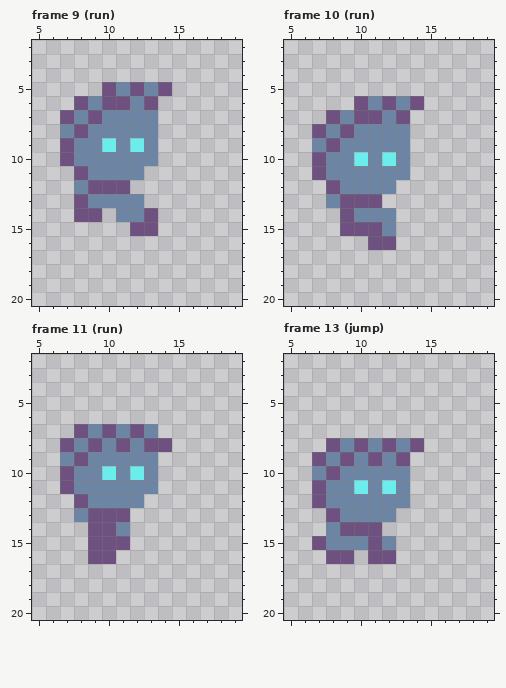
Two versions of one pixel-art file, assets/player/movement/lenny.aseprite. Above, as it was before the edit.
22x22 pixels, 69 frames. Shown: frame 9 (run): x 5..19, y 2..20; frame 10 (run): x 5..19, y 2..20; frame 11 (run): x 5..19, y 2..20; frame 13 (jump): x 5..19, y 2..20. The commit also changed other frames, which this record leaves out.
After the commit:
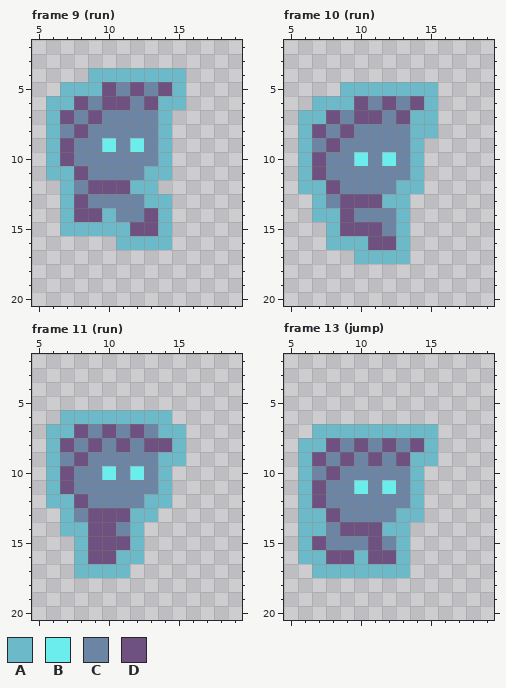
Palette (. is transparent): A #6cb9c9  B #6ceded  C #6d85a5  D #6e5181
Change:
layer "outline" now shown
Changed rows in their new state; - is an unchanged pixel.
Frame 9 (run), layer "outline":
first column x 6:
 4 ---AAAAAAA
 5 -AAA-----A
 6 AA------AA
 7 A-------A-
 8 A-------A-
 9 A-------A-
10 A-------A-
11 AA-----AA-
12 -A----AA--
13 -A-----AA-
14 -A--A---A-
15 -AAAAA--A-
16 -----AAAA-
Frame 10 (run), layer "outline":
first column x 6:
 5 ---AAAAAAA
 6 -AAA-----A
 7 AA------AA
 8 A-------AA
 9 A-------A-
10 A-------A-
11 A-------A-
12 AA-----AA-
13 -A----AA--
14 -AA----A--
15 --A----A--
16 --AAA--A--
17 ----AAAA--
Frame 11 (run), layer "outline":
first column x 6:
 6 -AAAAAAAA-
 7 AA------AA
 8 A--------A
 9 A-------AA
10 A-------A-
11 A-------A-
12 AA-----AA-
13 -A----AA--
14 -AA---A---
15 --A---A---
16 --A--AA---
17 --AAAA----
Frame 13 (jump), layer "outline":
first column x 6:
 7 -AAAAAAAAA
 8 AA-------A
 9 A-------AA
10 A-------A-
11 A-------A-
12 A-------A-
13 AA-----AA-
14 AA----AA--
15 A------A--
16 AA--A--A--
17 -AAAAAAA--
Where, in picture pixels (left, top, right, bottom), the same in both pictures:
added: (46, 68, 186, 250)
added: (298, 82, 438, 264)
added: (46, 410, 186, 578)
added: (298, 424, 438, 578)
